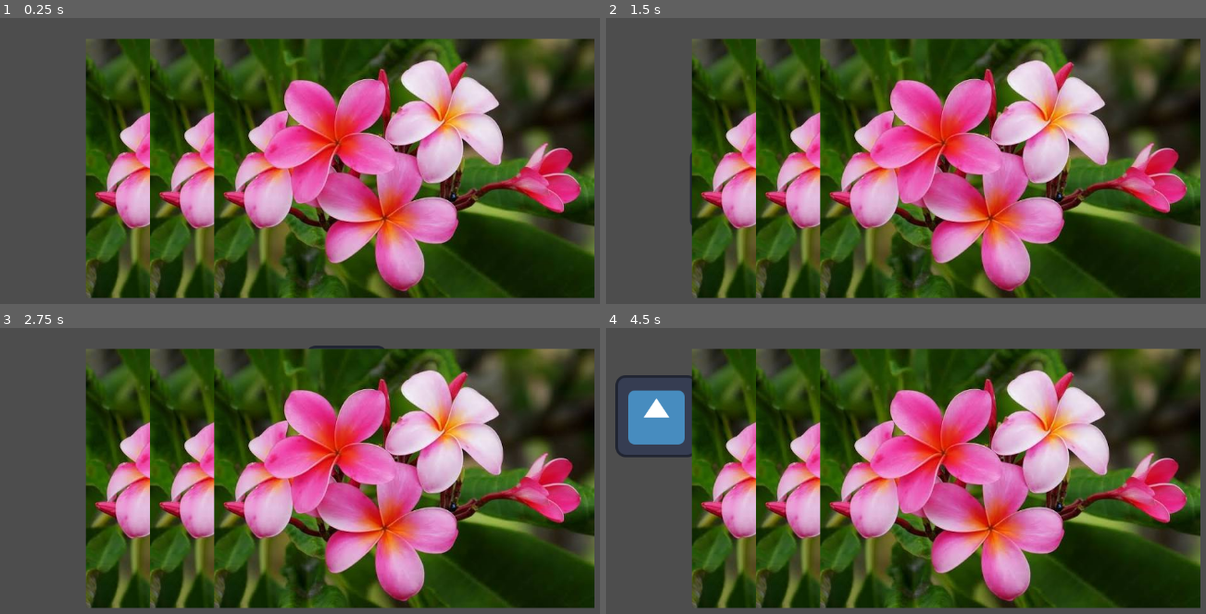
Above: before the commit, frames 1-4 (two rows, left to right).
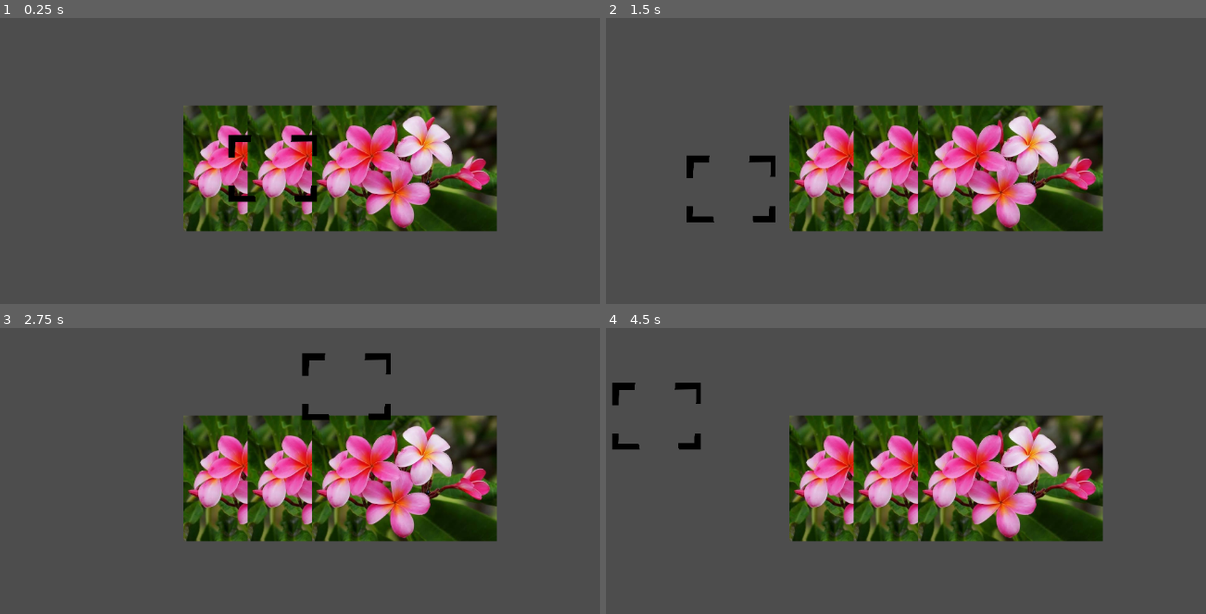
Above: after the commit, the same moments.

Repository: sophieTheProgrammer/MiniJam201
Game: Godot game, scene res://game.tscn
Two runs of this game, one before a commit and one after it. Both use one fixed random seed, a clock stepped at 60 frames per second and the inputs below. The engine's default icon, where the game draws it, is replaced by a stand-in: a white triangle on a blue panel in a dark square.
Inputs (mouse positions are in pixels of both pictures, inside the frame that each line leads up to):
- Up to frame 1 (0.25 s): no input
- Up to frame 2 (1.5 s): tap Enter at 0.5 s; move the mouse to (1044, 146) at 0.52 s; click (1044, 146) at 0.6 s; tap Space at 1.25 s; move the mouse to (732, 189) at 1.27 s; click (732, 189) at 1.35 s
- Up to frame 3 (2.75 s): tap Enter at 2 s; move the mouse to (348, 388) at 2.02 s; click (348, 388) at 2.1 s
- Up to frame 4 (4.5 s): tap Space at 2.75, 4.25 s; move the mouse to (840, 562) at 2.77 s; click (840, 562) at 2.85 s; tap Enter at 3.5 s; move the mouse to (1098, 539) at 3.52 s; click (1098, 539) at 3.6 s; move the mouse to (654, 416) at 4.27 s; click (654, 416) at 4.35 s

The runs differ from the first frame. In frame 1, 73% of the frame differs, in the area x 14-100%, y 7-99%; in frame 2, 73%; in frame 3, 73%; in frame 4, 75%, in the area x 1-100%, y 7-99%.

Commit message:
made another frame img
z index and remaned some stuff

Diff:
--- a/photography-game/flower.tscn
+++ b/photography-game/flower.tscn
@@ -5,4 +5,5 @@
 [node name="flower" type="Node2D"]
 
 [node name="Sprite2D" type="Sprite2D" parent="."]
+scale = Vector2(0.485, 0.485)
 texture = ExtResource("1_p547k")
--- a/photography-game/game.tscn
+++ b/photography-game/game.tscn
@@ -1,17 +1,19 @@
 [gd_scene load_steps=4 format=3 uid="uid://0ym5vvrreqfb"]
 
-[ext_resource type="Texture2D" uid="uid://ds0o1vsfgpfos" path="res://icon.svg" id="1_80nbo"]
 [ext_resource type="Script" uid="uid://bf26atblryn67" path="res://sprite_2d.gd" id="2_e2o6t"]
+[ext_resource type="Texture2D" uid="uid://bj1v6pqph244i" path="res://stockimg/frame.png" id="2_feb5d"]
 [ext_resource type="Script" uid="uid://b2g6yhlx61guo" path="res://game_manager.gd" id="3_feb5d"]
 
 [node name="game" type="Node2D"]
 
-[node name="Sprite2D" type="Sprite2D" parent="."]
-position = Vector2(-1, 2)
-texture = ExtResource("1_80nbo")
-script = ExtResource("2_e2o6t")
-
 [node name="Game Manager" type="Node" parent="."]
 script = ExtResource("3_feb5d")
 
+[node name="frame" type="Sprite2D" parent="."]
+z_index = 100
+position = Vector2(-1, 2)
+scale = Vector2(0.05, 0.05)
+texture = ExtResource("2_feb5d")
+script = ExtResource("2_e2o6t")
+
 [node name="Camera2D" type="Camera2D" parent="."]
--- a/photography-game/game_manager.gd
+++ b/photography-game/game_manager.gd
@@ -13,4 +13,5 @@
 
 # Called every frame. 'delta' is the elapsed time since the previous frame.
 func _process(delta: float) -> void:
-	pass
+	if Input.is_action_just_released("click"):
+		print("Left mouse button released.")
--- a/photography-game/project.godot
+++ b/photography-game/project.godot
@@ -15,6 +15,14 @@
 config/features=PackedStringArray("4.4", "GL Compatibility")
 config/icon="res://icon.svg"
 
+[input]
+
+click={
+"deadzone": 0.2,
+"events": [Object(InputEventMouseButton,"resource_local_to_scene":false,"resource_name":"","device":-1,"window_id":0,"alt_pressed":false,"shift_pressed":false,"ctrl_pressed":false,"meta_pressed":false,"button_mask":0,"position":Vector2(0, 0),"global_position":Vector2(0, 0),"factor":1.0,"button_index":1,"canceled":false,"pressed":false,"double_click":false,"script":null)
+]
+}
+
 [rendering]
 
 renderer/rendering_method="gl_compatibility"
Binary file added: photography-game/stockimg/frame.png
Not shown, added: photography-game/stockimg/frame.png.import
